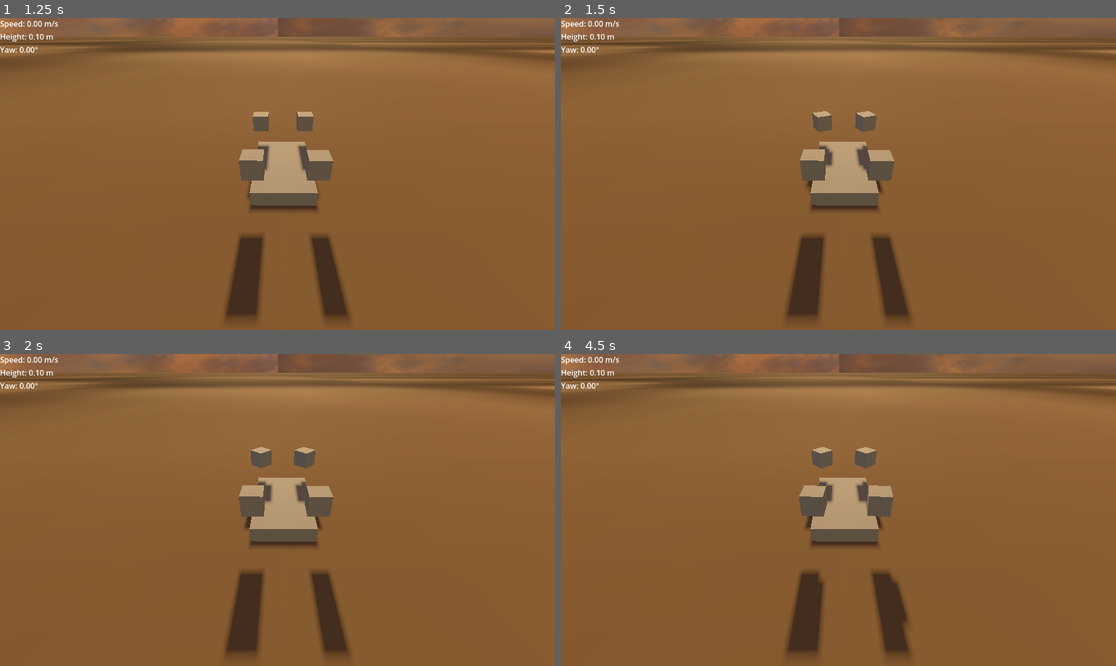
Above: before the commit, frames 1-4 (two rows, left to right).
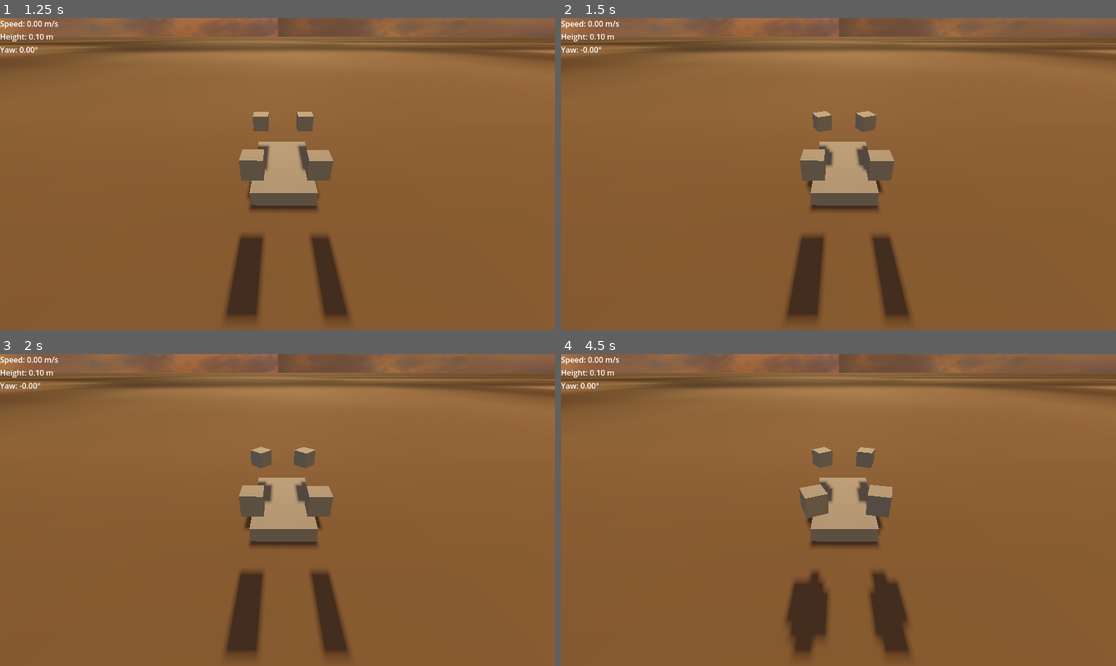
Above: after the commit, the same moments.

Repository: NuggetsWithTea/BeefyDrone
Game: Godot game, scene res://scenes/WindEnv.tscn
The game is run twice, just before and just after one commit, with the same random seed, the same clock (stepped at 60 frames per second) and the same inputs.
Inputs:
- Up to frame 1 (1.25 s): hold Right (right) from 0.53 s (still down); tap Delete (stop) at 0.6 s
- Up to frame 2 (1.5 s): tap Enter at 1.25 s; release Right (right) at 1.28 s; hold Down (backward) from 1.28 s (still down); tap Delete (stop) at 1.35 s
- Up to frame 3 (2 s): keep holding Down (backward)
- Up to frame 4 (4.5 s): tap Space (up) at 2, 4.25 s; release Down (backward) at 2.03 s; hold Right (right) 2.03-2.78 s; tap Delete (stop) every 0.75 s from 2.1 to 4.35 s; hold Up (forward) 2.78-3.53 s; tap Enter at 3.5 s; hold Left (left) from 3.53 s (still down)

Frame 1 is identical in both runs. In frame 2, less than 0.1% of the frame differs, in the area x 3-8%, y 9-12%; in frame 3, less than 0.1%; in frame 4, 1.1%, in the area x 40-60%, y 29-97%.

Commit message:
Merge UI stuff and drone veloctiy shit

Diff:
--- a/scenes/WindEnv.tscn
+++ b/scenes/WindEnv.tscn
@@ -34,6 +34,7 @@
 
 [node name="WindNode" type="Node3D"]
 script = ExtResource("1_h7g0s")
+wind_direction = Vector3(1, 0, 1)
 base_wind_speed = 0.0
 turbulence_strength = 0.0
 gust_frequency = 0.0
--- a/scripts/Drone.gd
+++ b/scripts/Drone.gd
@@ -5,6 +5,8 @@
 @export var ROTATIONAL_DAMPING: float = .9
 @export var ALTITUDE_CHECK_DISTANCE: float = 5000
 @export var GRAVITY: float = 0 # set in ready
+@export var TORGUE_COEFFICIENT: float = 0.025  # C_q, adjust based on your propeller specs
+
 
 var propellers:Array[Propeller]
 var ground: MeshInstance3D
@@ -26,7 +28,8 @@
 	effective_lift(delta)
 
 	get_altitude()
-	linear_velocity += (Current_WIND_FORCE / mass) * delta
+	apply_yaw_torque(delta)
+	apply_impulse((Current_WIND_FORCE / mass) * delta)
 	apply_central_force(Vector3(0, -GRAVITY * delta, 0))
 	angular_velocity *= .98
 	#print(global_position)
@@ -40,6 +43,20 @@
 		propellers[2].increase_voltage(.5)
 		propellers[3].increase_voltage(.5)
 
+	if Input.is_action_pressed("right"):
+		propellers[1].IS_ROTATION_REVERSED = true
+		propellers[3].IS_ROTATION_REVERSED = true
+	else:
+		propellers[1].IS_ROTATION_REVERSED = false
+		propellers[3].IS_ROTATION_REVERSED = false
+
+	if Input.is_action_pressed("left"):
+		propellers[0].IS_ROTATION_REVERSED = true
+		propellers[2].IS_ROTATION_REVERSED = true
+	else:
+		propellers[0].IS_ROTATION_REVERSED = false
+		propellers[2].IS_ROTATION_REVERSED = false
+
 	if Input.is_action_just_pressed("up"):
 		for prop in propellers:
 			prop.increase_voltage(.5)
@@ -52,6 +69,15 @@
 		for prop in propellers:
 			prop.set_voltage(0)
 
+func apply_yaw_torque(delta):
+	var net_yaw_torque: float = 0.0
+	for prop in propellers:
+		var sigma: int = -1 if prop.IS_ROTATION_REVERSED else 1 # +1 or -1, depending on rotor spin
+		var rpm: float = prop.CURRENT_RPM
+		var n: float = rpm / 60.0  # Convert RPM to revolutions per second (RPS)
+		net_yaw_torque += sigma * TORGUE_COEFFICIENT * n * n
+	# Apply the net yaw torque about the up axis (or appropriate axis)
+	apply_torque(Vector3.UP * net_yaw_torque)
 
 func get_altitude():
 	var coll_shape = $CollisionShape3D
--- a/scripts/Propeller.gd
+++ b/scripts/Propeller.gd
@@ -19,6 +19,7 @@
 var CURRENT_VOLTAGE: float = 0.0
 var CURRENT_THRUST_FORCE: float = 0.0
 var CURRENT_ANGLE = 0
+var IS_ROTATION_REVERSED = false
 
 #use these values in other scripts
 var CURRENT_APPLIED_FORCE: Vector3 = Vector3.ZERO
@@ -117,6 +118,8 @@
 		return
 
 	CURRENT_RPM = (CURRENT_VOLTAGE * SPEED_CONSTANT) * 60
+	if IS_ROTATION_REVERSED:
+		CURRENT_RPM = -CURRENT_RPM
 
 func _thrust():
 	if CURRENT_RPM == 0:
@@ -129,4 +132,5 @@
 
 func calc_applied_force(delta, ground_effect):
 	var y_vel: float = CURRENT_VELOCITY.y + CURRENT_THRUST_FORCE * (1-delta) * ground_effect
-	CURRENT_APPLIED_FORCE = Vector3(CURRENT_VELOCITY.x, y_vel, CURRENT_VELOCITY.z)
+	var force = Vector3(CURRENT_VELOCITY.x, y_vel, CURRENT_VELOCITY.z)
+	CURRENT_APPLIED_FORCE = force if not IS_ROTATION_REVERSED else -force
